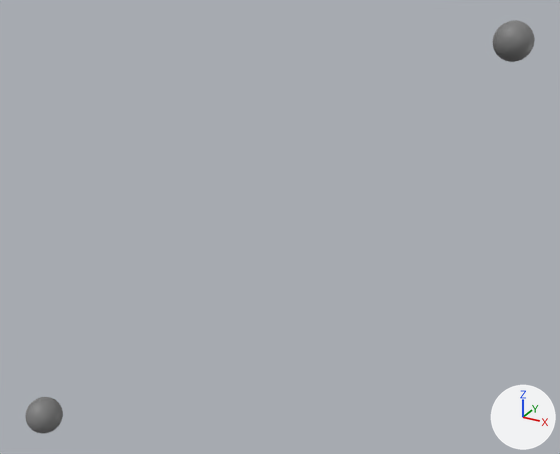
Two versions of the glTF model models/zag_pol/model.glb, one commit apart.
The view is the same before and after, from a camera (50 mm lens) standing at (-0.13, -4.98, 3.7) and looking at (-1.94, -1.69, 2.06). Every picture has the same lights, and +X, +Y and +Z are marked at lower right. Mesh edges are drawn as thin lines on the coarser meshes. Where no turn or scale is listed for an object, it has been applied to the vertices.

Names of what the first picture shows: 'A', 'B'.
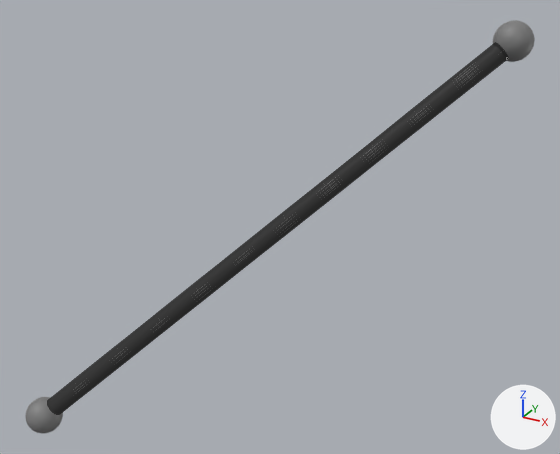
What changed in the scene script:
```text
Add me_nurbspath_001:
    me_nurbspath_001.from_pydata(...)  # 576 vertices, 1056 faces; spans x -1.04..1.04, y -1.54..0.04, z -2.04..0.04
    me_nurbspath_001.materials.append(mat_ab)  # grey #7c7c7c
Add ob_mesh:
    ob_mesh = bpy.data.objects.new('mesh', me_nurbspath_001)
    ob_mesh.location = (-2.0, -1.0, 3.0)
```

Boxes [x1, y1, x2, y2] around the edits, measured in the pictures (560 x 454 px):
'mesh', added
    after: [49, 45, 506, 414]
